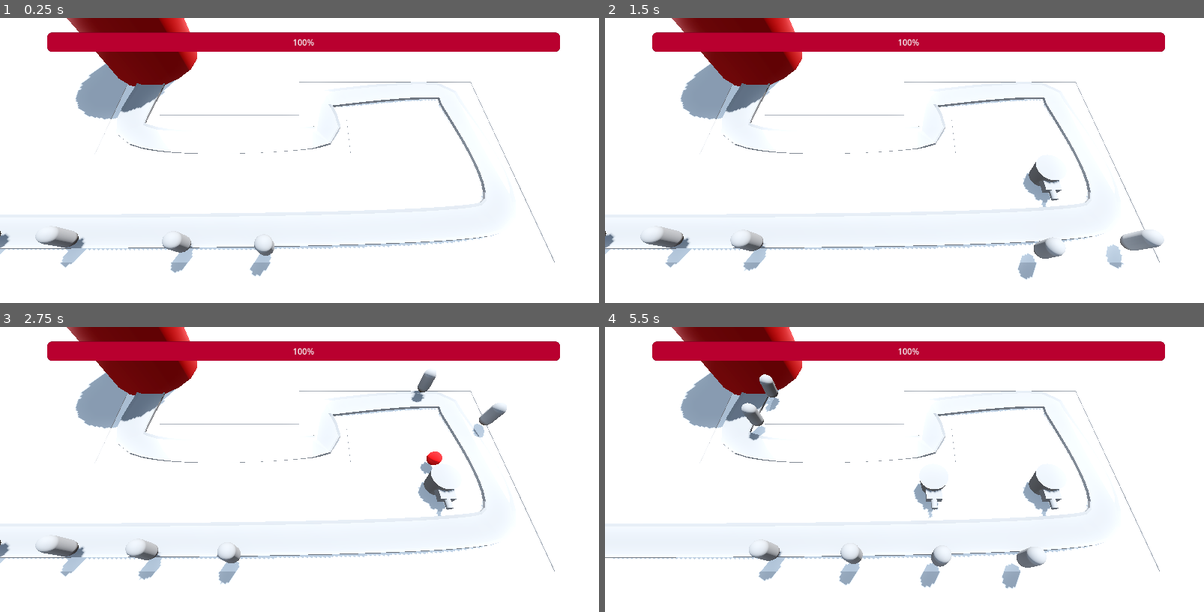
Above: before the commit, frames 1-4 (two rows, left to right).
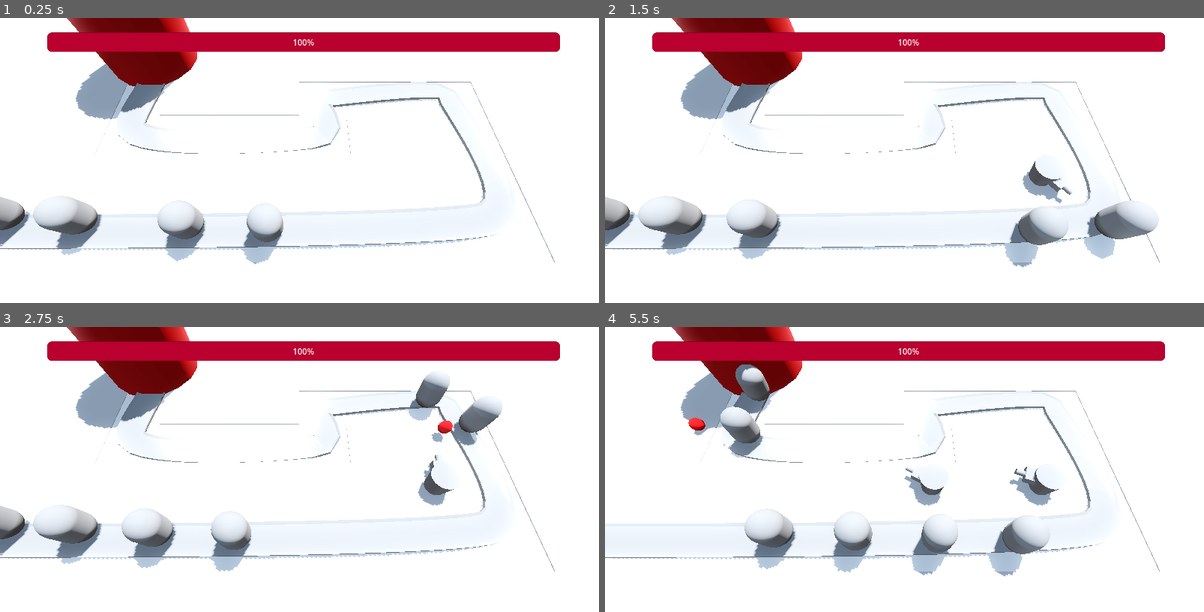
Above: after the commit, the same moments.

Repository: vishal-ahirwar/Barbarian
Game: Godot game, scene res://Level/base_level.tscn
Two runs of this game, one before a commit and one after it. Both use one fixed random seed, a clock stepped at 60 frames per second and the inputs below.
Inputs (mouse positions are in pixels of both pictures, inside the frame that each line leads up to):
- Up to frame 1 (0.25 s): no input
- Up to frame 2 (1.5 s): move the mouse to (1036, 169) at 0.52 s; right-click (1036, 169) at 0.6 s; move the mouse to (784, 203) at 1.27 s; right-click (784, 203) at 1.35 s
- Up to frame 3 (2.75 s): move the mouse to (359, 421) at 2.02 s; right-click (359, 421) at 2.1 s
- Up to frame 4 (5.5 s): move the mouse to (874, 563) at 2.77 s; right-click (874, 563) at 2.85 s; move the mouse to (1084, 546) at 3.52 s; right-click (1084, 546) at 3.6 s; move the mouse to (724, 443) at 4.27 s; right-click (724, 443) at 4.35 s; move the mouse to (934, 495) at 5.02 s; right-click (934, 495) at 5.1 s

The runs differ from the first frame. In frame 1, 3.5% of the frame differs, in the area x 0-48%, y 62-91%; in frame 2, 6.0%, in the area x 0-94%, y 50-92%; in frame 3, 5.4%; in frame 4, 6.0%.
Error after the commit: Invalid call to function 'takeDamage' in base 'PathFollow3D (enemy.gd)'. Expected 1 arguments. (res://Turret/projectile.gd:17)

Commit message:
health added to eneemy

Diff:
--- a/Enemy/enemy.gd
+++ b/Enemy/enemy.gd
@@ -5,12 +5,18 @@
 @export
 var damage:float=25
 
+@export var max_health:=100
+var current_health:int:
+	set(health_in):
+		current_health=health_in
+		if current_health<=0:
+			queue_free()
+
 @onready
 var base=get_tree().get_first_node_in_group("base")
 
-# Called when the node enters the scene tree for the first time.
 func _ready() -> void:
-	pass # Replace with function body.
+	current_health=max_health
 
 # Called every frame. 'delta' is the elapsed time since the previous frame.
 func _process(delta: float) -> void:
@@ -18,3 +24,6 @@
 	if progress_ratio>=1.0:
 		base.takeDamage(damage)
 		queue_free()
+
+func takeDamage(damage_in:int):
+	current_health-=damage_in
--- a/Enemy/enemy.tscn
+++ b/Enemy/enemy.tscn
@@ -1,8 +1,14 @@
-[gd_scene load_steps=3 format=3 uid="uid://xlkildleovy8"]
+[gd_scene load_steps=4 format=3 uid="uid://xlkildleovy8"]
 
 [ext_resource type="Script" path="res://Enemy/enemy.gd" id="1_8ext6"]
 
 [sub_resource type="CapsuleMesh" id="CapsuleMesh_xfe0s"]
+radius = 1.0
+height = 3.0
+
+[sub_resource type="CapsuleShape3D" id="CapsuleShape3D_d32xp"]
+radius = 1.0
+height = 3.0
 
 [node name="Enemy" type="PathFollow3D"]
 loop = false
@@ -10,5 +16,11 @@
 speed = 12.0
 
 [node name="MeshInstance3D" type="MeshInstance3D" parent="."]
-transform = Transform3D(1, 1.38778e-17, 7.45058e-09, -1.38778e-17, 1, 1.07336e-17, -7.45058e-09, 1.53957e-17, 1, 1.282, 1.5, -0.055)
+transform = Transform3D(1, 1.38778e-17, 7.45058e-09, -1.38778e-17, 1, 1.07336e-17, -7.45058e-09, 1.53957e-17, 1, 0, 1.5, 0)
 mesh = SubResource("CapsuleMesh_xfe0s")
+
+[node name="EnemyArea3D" type="Area3D" parent="." groups=["enemy_area"]]
+
+[node name="CollisionShape3D" type="CollisionShape3D" parent="EnemyArea3D"]
+transform = Transform3D(1, 0, 0, 0, 1, 0, 0, 0, 1, 0, 1.5, 0)
+shape = SubResource("CapsuleShape3D_d32xp")
--- a/Level/base_level.tscn
+++ b/Level/base_level.tscn
@@ -106,7 +106,7 @@
 speed = 4.0
 
 [node name="Enemy2" parent="Path3D" instance=ExtResource("2_8627j")]
-transform = Transform3D(-0.0136476, -0.0146736, -0.999714, -0.000263867, 0.999812, -0.0146713, 0.999832, 6.35679e-05, -0.0136499, -24.3822, 0.0769143, 6.01251)
+transform = Transform3D(-0.0136476, -0.0146736, -0.999714, -0.000263867, 0.999812, -0.0146713, 0.999831, 6.35679e-05, -0.0136499, -24.3822, 0.0769143, 6.01251)
 progress = 5.0
 speed = 4.0
 
--- a/RayPickerCamera/ray_picker_camera.gd
+++ b/RayPickerCamera/ray_picker_camera.gd
@@ -10,7 +10,7 @@
 
 
 # Called every frame. 'delta' is the elapsed time since the previous frame.
-func _process(delta: float) -> void:
+func _process(_delta: float) -> void:
 		var mouse_position:Vector2=get_viewport().get_mouse_position()
 		ray_cast_3d.target_position=project_local_ray_normal(mouse_position)*raycast_range
 		ray_cast_3d.force_raycast_update()
--- a/Turret/projectile.gd
+++ b/Turret/projectile.gd
@@ -2,9 +2,17 @@
 
 var direction:=Vector3.FORWARD
 @export var speed:=30.0
+
+
 
 func _physics_process(delta: float) -> void:
 	position+=direction*speed*delta
 
 func destroyProjectile() -> void:
 	queue_free()
+
+
+func onAreaEntered(area: Area3D) -> void:
+	if area.is_in_group("enemy_area"):
+		area.get_parent().takeDamage()
+		queue_free()
--- a/Turret/projectile.tscn
+++ b/Turret/projectile.tscn
@@ -24,4 +24,5 @@
 wait_time = 2.0
 autostart = true
 
+[connection signal="area_entered" from="." to="." method="onAreaEntered"]
 [connection signal="timeout" from="FreeTimer" to="." method="destroyProjectile"]
--- a/Turret/turret.gd
+++ b/Turret/turret.gd
@@ -9,7 +9,12 @@
 	fire_timer.timeout.connect(spawnProjectile)
 
 
+func _physics_process(_delta: float) -> void:
+	var nearby_enemy=enemy_path.get_children().back()
+	look_at(nearby_enemy.global_position,Vector3.UP,true)
+
 func spawnProjectile():
 	var shot=projectile.instantiate()
 	add_child(shot)
 	shot.global_position=barrel.global_position
+	shot.direction=global_transform.basis.z
